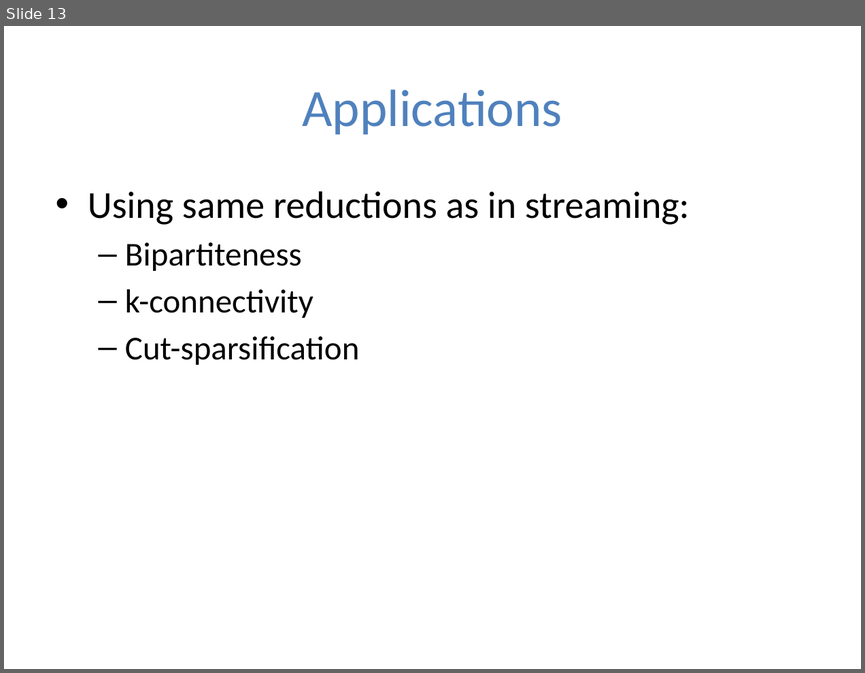
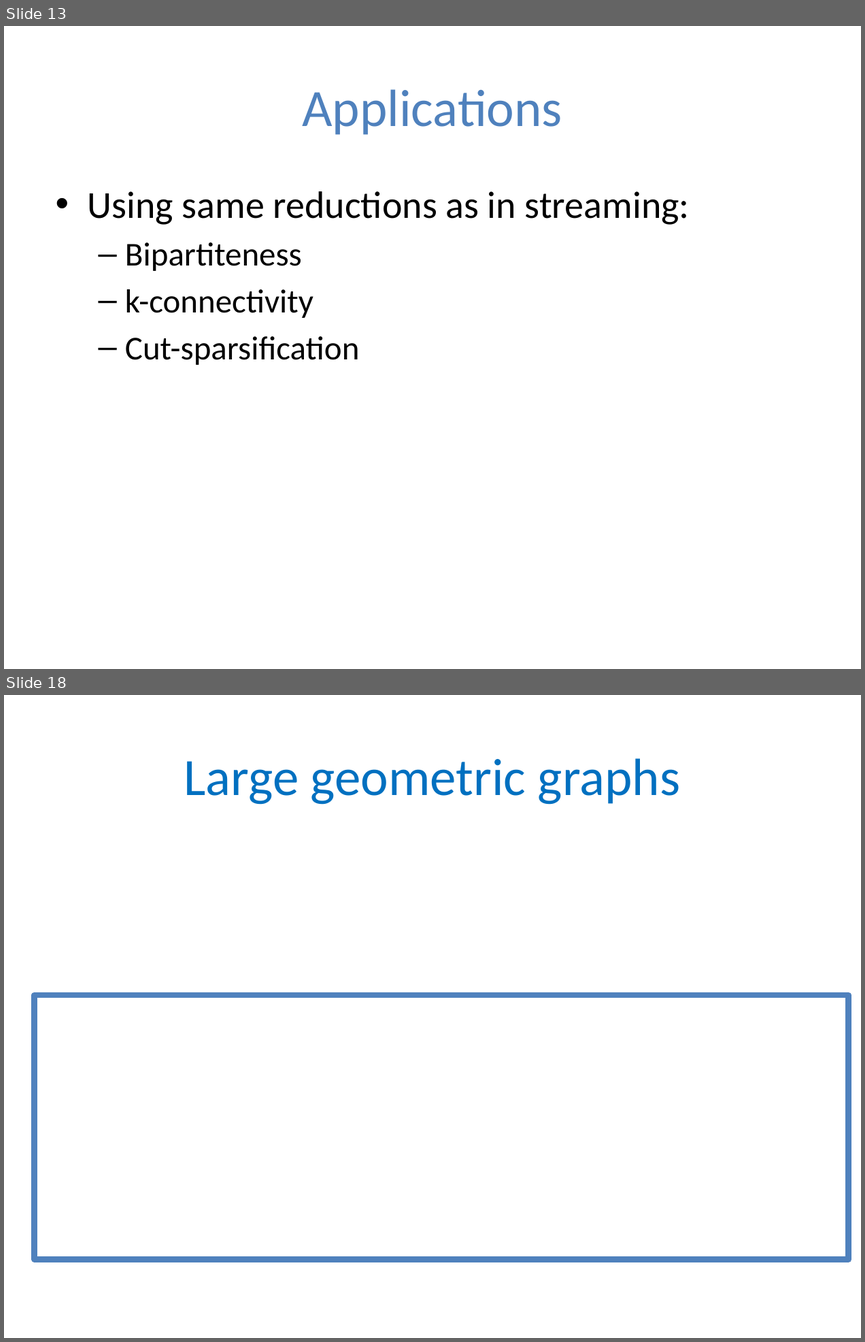
Before and after one commit to gyaroslavtsev/gyaroslavtsev.github.io, a slide deck: big-data/lecture10.pptx. Shown one above the other, each under a label of ours: slide 13 before the commit, slides 13 and 18 after it; the slides between them are not shown. The pictures are 865x673 and 865x1342 pixels, drawn with LibreOffice and Linux fonts; fonts in the diff are those of the drawing; grey boxes stand for pictures. Boxes give left, top, right and bottom in pixels: in the first picture for what was removed or moved away, otherwise in the second. Text is boxed around its words. In the diff, an @@ line names an element or a change of style, - is before the commit and + after.

```diff
--- a/big-data/lecture10.pptx
+++ b/big-data/lecture10.pptx
@@ slide 18 added at [4, 695, 861, 1338], background #FFFFFF @@
@@ title added at [184, 758, 680, 804], 44 pt, text #0070C0 @@
+Large geometric graphs
@@ rectangle added at [35, 995, 849, 1259], outline #4F81BD 5 pt @@
```
Also in this commit, not shown: 16 other slides added, 3 other files.
